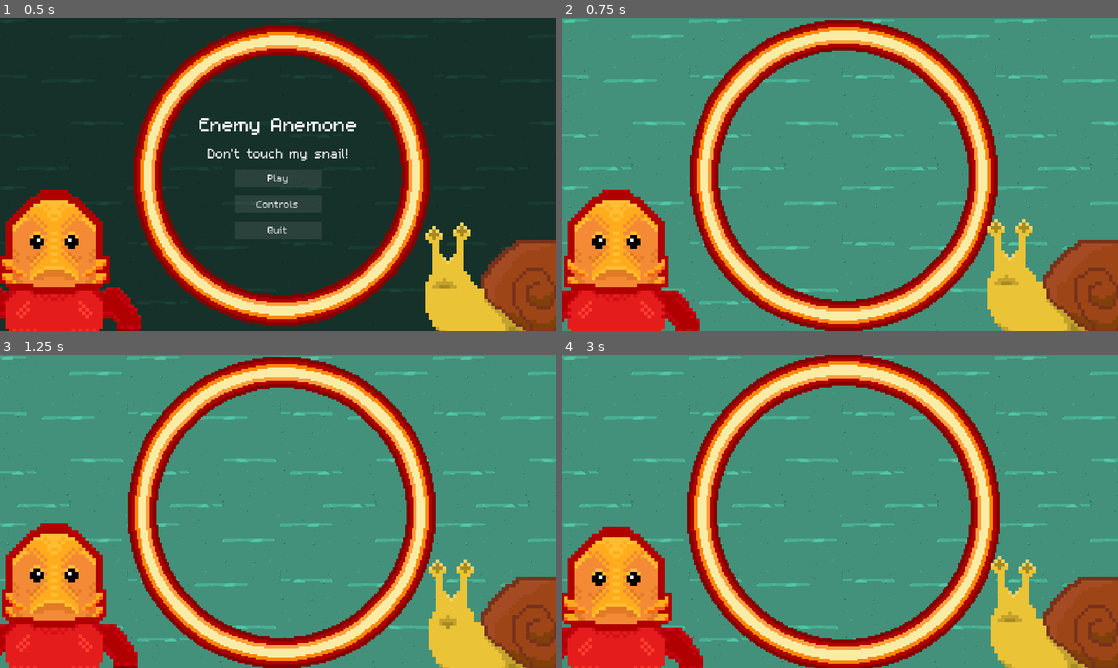
Above: before the commit, frames 1-4 (two rows, left to right).
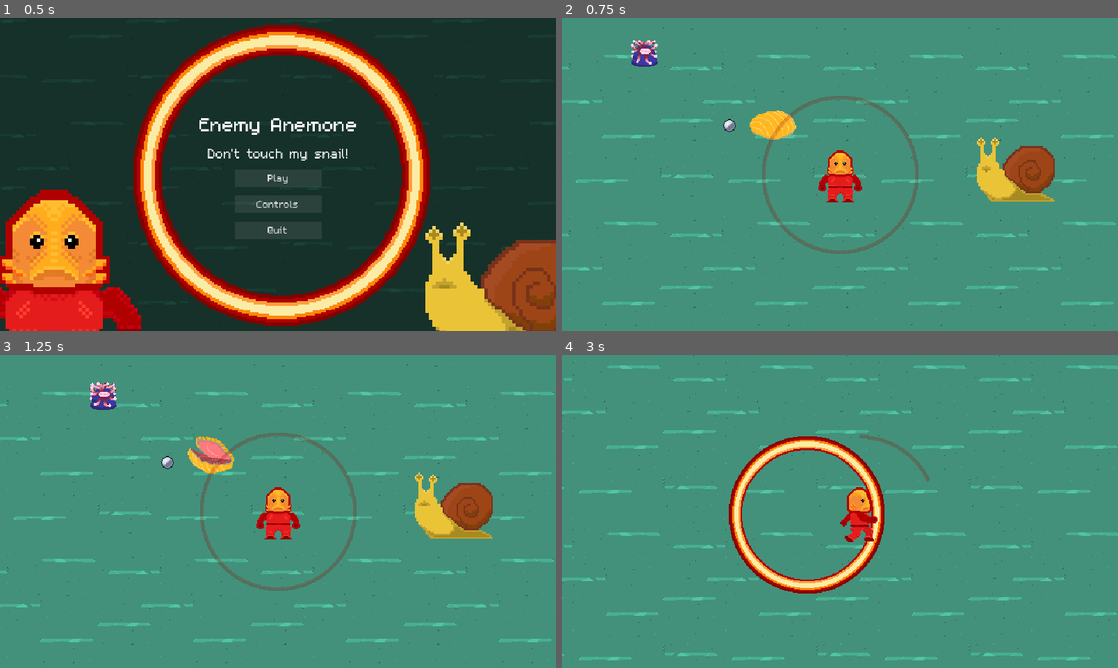
Above: after the commit, the same moments.

Repository: Splashy-Inc/enemy-anemone
Game: Godot game, scene res://SCENES/screen_manager.tscn
The game is run twice, just before and just after one commit, with the same random seed, the same clock (stepped at 60 frames per second) and the same inputs.
Inputs (mouse positions are in pixels of both pictures, inside the frame that each line leads up to):
- Up to frame 1 (0.5 s): no input
- Up to frame 2 (0.75 s): click "Play" at 0.5 s
- Up to frame 3 (1.25 s): no input
- Up to frame 4 (3 s): tap Enter at 1.25 s; move the mouse to (962, 495) at 1.27 s; press the mouse at (962, 495) at 1.28 s; hold D (right) 1.28-2.03 s; move the mouse to (728, 527) at 2.02 s; release the mouse at (728, 527) at 2.03 s; hold S (down) 2.03-2.78 s; click (728, 527) at 2.1 s; move the mouse to (895, 442) at 2.77 s; press the mouse at (895, 442) at 2.78 s; hold D (right) from 2.78 s (still down)

Frame 1 is identical in both runs. In frame 2, 39% of the frame differs, in the area x 0-100%, y 0-100%; in frame 3, 39%; in frame 4, 40%.

Commit message:
Fix main menu not hiding

Diff:
--- a/SCENES/GUI/main_menu.tscn
+++ b/SCENES/GUI/main_menu.tscn
@@ -157,6 +157,21 @@
 [sub_resource type="TileSet" id="TileSet_0wmpg"]
 sources/0 = SubResource("TileSetAtlasSource_d7grm")
 
+[sub_resource type="Animation" id="Animation_ovyea"]
+length = 0.001
+tracks/0/type = "value"
+tracks/0/imported = false
+tracks/0/enabled = true
+tracks/0/path = NodePath(".:scale")
+tracks/0/interp = 1
+tracks/0/loop_wrap = true
+tracks/0/keys = {
+"times": PackedFloat32Array(0),
+"transitions": PackedFloat32Array(1),
+"update": 0,
+"values": [Vector2(2, 2)]
+}
+
 [sub_resource type="Animation" id="Animation_gr7ky"]
 resource_name = "new_animation"
 loop_mode = 2
@@ -173,21 +188,6 @@
 "values": [Vector2(1.8, 1.8), Vector2(2, 2)]
 }
 
-[sub_resource type="Animation" id="Animation_ovyea"]
-length = 0.001
-tracks/0/type = "value"
-tracks/0/imported = false
-tracks/0/enabled = true
-tracks/0/path = NodePath(".:scale")
-tracks/0/interp = 1
-tracks/0/loop_wrap = true
-tracks/0/keys = {
-"times": PackedFloat32Array(0),
-"transitions": PackedFloat32Array(1),
-"update": 0,
-"values": [Vector2(2, 2)]
-}
-
 [sub_resource type="AnimationLibrary" id="AnimationLibrary_e7nlt"]
 _data = {
 "RESET": SubResource("Animation_ovyea"),
@@ -314,7 +314,8 @@
 anchors_preset = 0
 script = ExtResource("1_vkagb")
 
-[node name="Background" type="Node" parent="."]
+[node name="Background" type="Control" parent="."]
+anchors_preset = 0
 
 [node name="TileMapLayer" type="TileMapLayer" parent="Background"]
 z_index = -15
